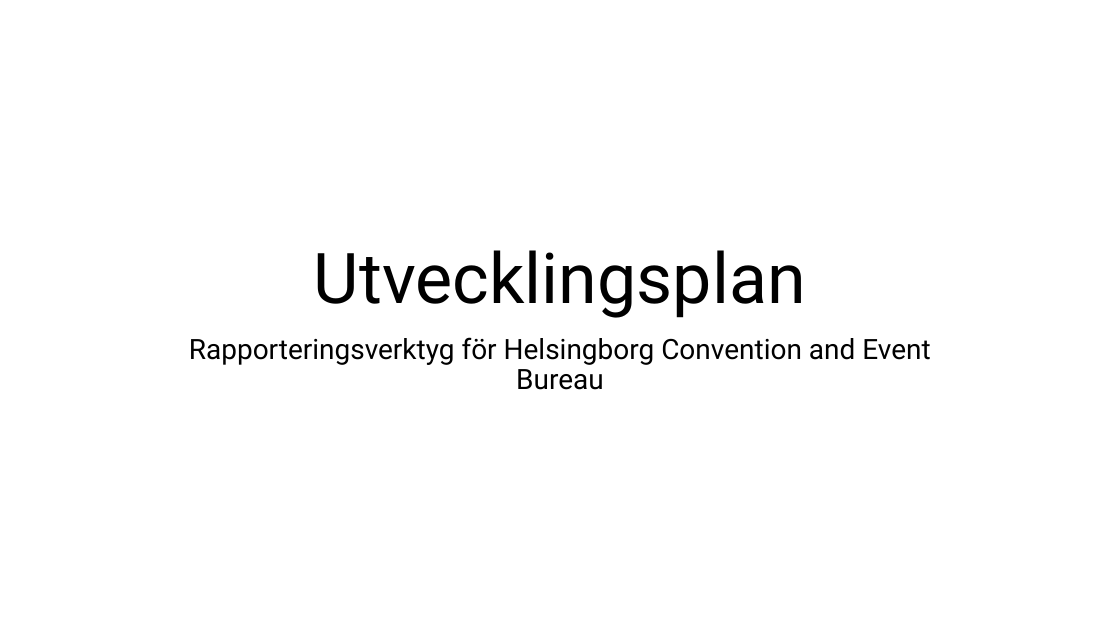
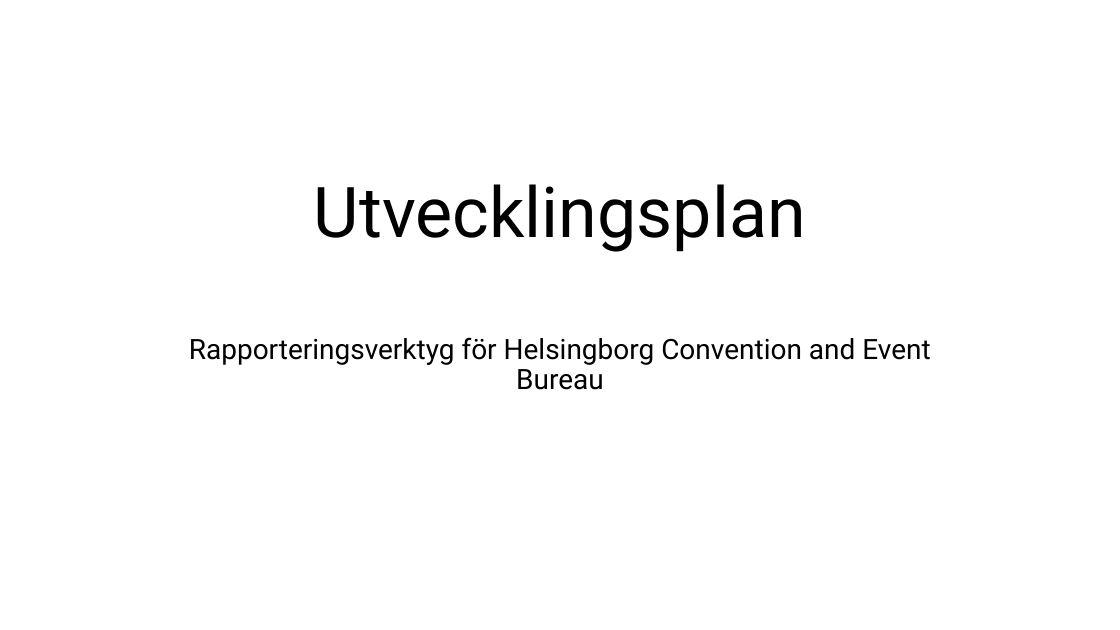
Before and after one commit to Sjofil/HASAB-IDA3, a slide deck: slide 1 of Processrapport/Utvecklingsplan.pptx. Drawn at 1120x630 pixels with LibreOffice and Linux fonts; fonts in the diff are those of the drawing. Boxes give left, top, right and bottom in pixels: in the first picture for what was removed or moved away, otherwise in the second. Text is boxed around its words. In the diff, an @@ line names an element or a change of style, - is before the commit and + after.

Commit message:
Uppdaterad utvecklingsplan
Uppdaterad utvecklingsplan

```diff
--- a/Processrapport/Utvecklingsplan.pptx
+++ b/Processrapport/Utvecklingsplan.pptx
@@ title "Utvecklingsplan": place and size @@
-title "Utvecklingsplan" at (314,250,806,318)
+title "Utvecklingsplan" at (314,184,806,252)
```
Also in this commit, not shown: 1 other slide changed, 1 other file.
